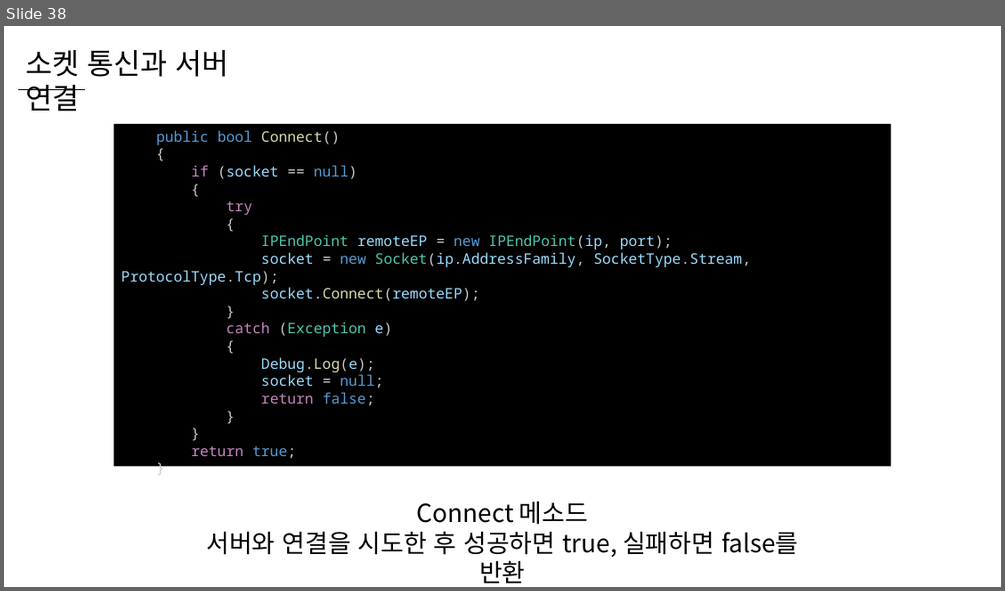
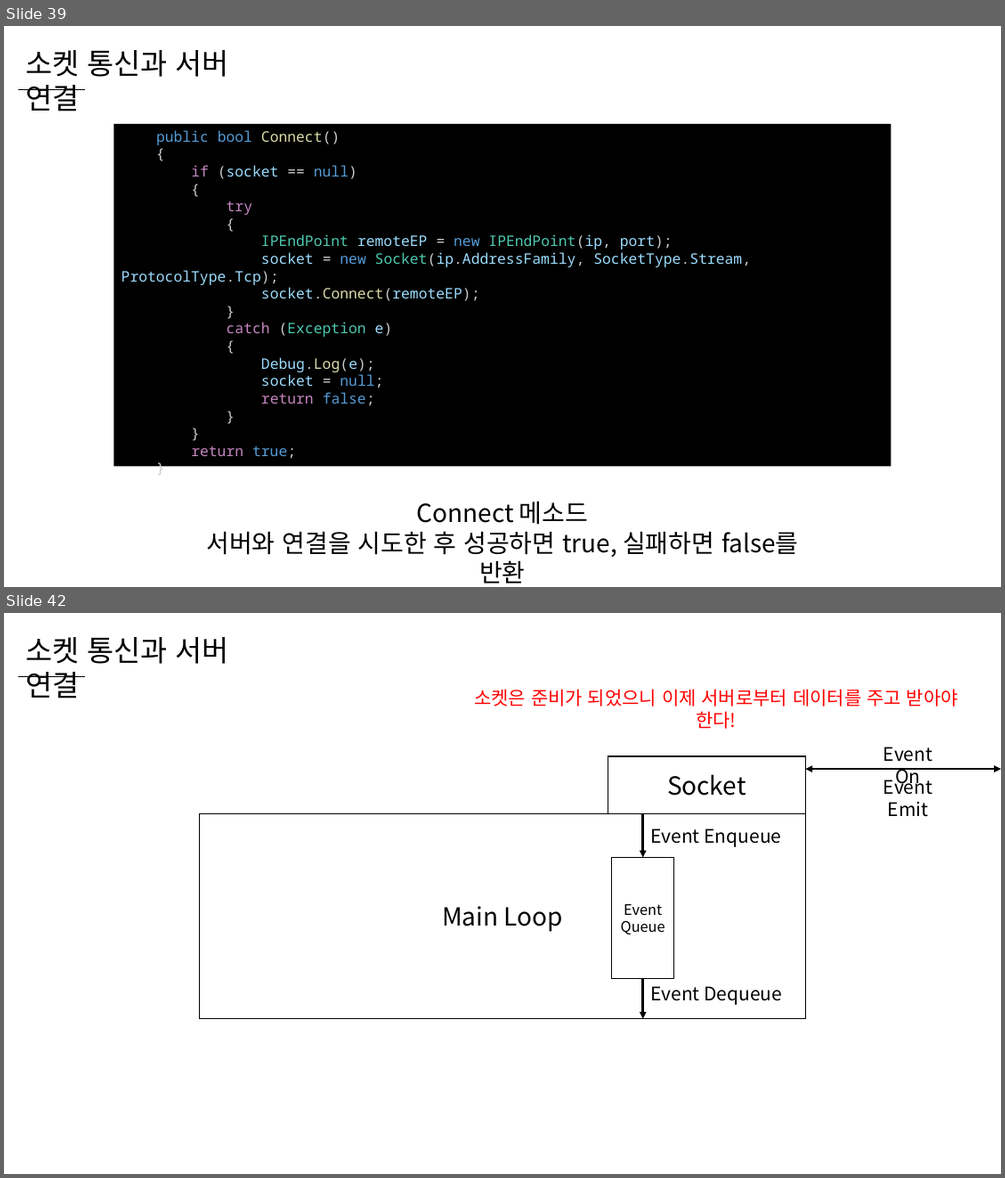
Before and after one commit to WooLyung/2023-Unity-Lecture, a slide deck: Day 1/Day 1.pptx. Shown one above the other, each under a label of ours: slide 38 before the commit, slides 39 and 42 after it; the slides between them are not shown. The pictures are 1005x591 and 1005x1178 pixels, drawn with LibreOffice and Linux fonts; fonts in the diff are those of the drawing. Boxes give left, top, right and bottom in pixels: in the first picture for what was removed or moved away, otherwise in the second. Text is boxed around its words. In the diff, an @@ line names an element or a change of style, - is before the commit and + after.

```diff
--- a/Day 1/Day 1.pptx
+++ b/Day 1/Day 1.pptx
@@ slide 42 added at [4, 613, 1001, 1174], background #FFFFFF @@
@@ text added at [25, 637, 228, 698], 28 pt, text #000000 @@
+소켓 통신과 서버 연결
@@ line added from (18, 676) to (85, 676), #000000 0.5 pt @@
@@ text added at [474, 689, 958, 706], 18 pt, text #FF0000 @@
+소켓은 준비가 되었으니 이제 서버로부터 데이터를 주고 받아야 한다!
@@ rectangle added at [608, 756, 806, 814], fill #FFFFFF, outline #000000 1 pt, 24 pt, text #000000 @@
+Socket
@@ double arrow added from (806, 769) to (1001, 769), #000000 2.25 pt @@
@@ text added at [883, 747, 932, 787], 18 pt, text #000000 @@
+Event On
@@ text added at [883, 775, 932, 817], 18 pt, text #000000 @@
+Event Emit
@@ rectangle added at [199, 814, 805, 1019], fill #FFFFFF, outline #000000 1 pt, 24 pt, text #000000 @@
+Main Loop
@@ arrow added from (643, 814) to (643, 858), #000000 2.25 pt @@
@@ text added at [650, 828, 782, 847], 18 pt, text #000000 @@
+Event Enqueue
@@ rectangle added at [612, 858, 674, 979], fill #FFFFFF, outline #000000 1 pt, 14 pt, text #000000 @@
+Event
+Queue
@@ arrow added from (643, 978) to (643, 1018), #000000 2.25 pt @@
@@ text added at [650, 986, 782, 1005], 18 pt, text #000000 @@
+Event Dequeue
@@ what was slide 38 is now slide 39 @@
```
Also in this commit, not shown: 8 slides changed, 19 other slides added, 1 slide removed, 7 other files.
